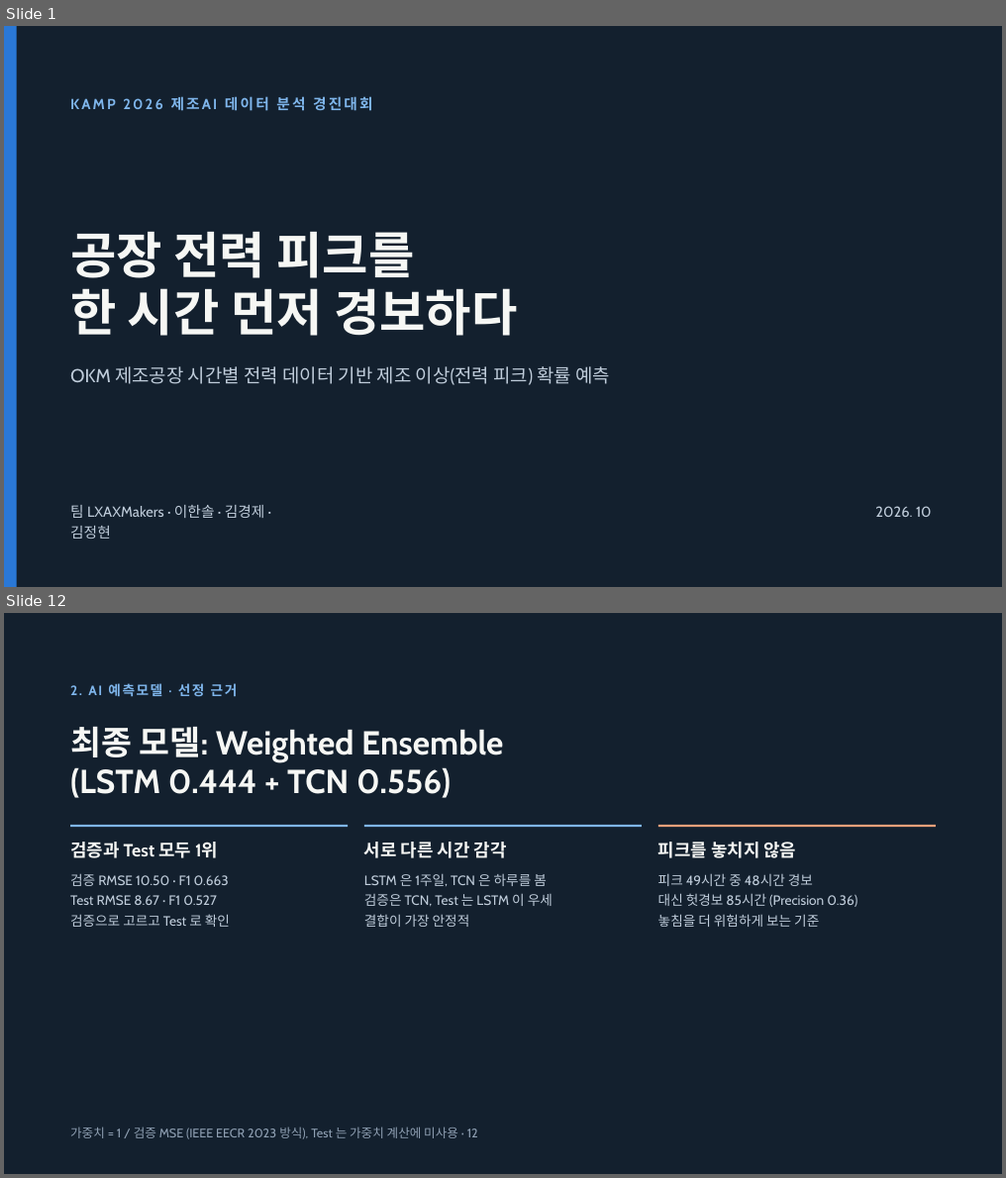
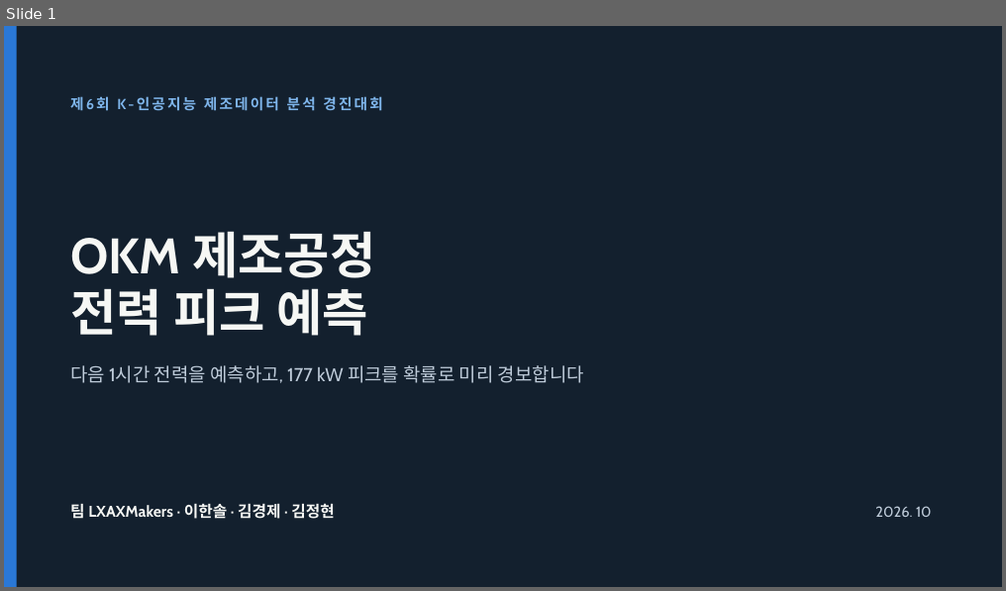
Before and after one commit to jgi0117/KAMP-Competition, a slide deck: docs/presentation/OKM 전력 피크 예측 발표.pptx. Shown one above the other, each under a label of ours: slides 1 and 12 before the commit, slide 1 after it; the slides between them are not shown. The pictures are 1006x1178 and 1006x591 pixels, drawn with LibreOffice and Linux fonts; fonts in the diff are those of the drawing. Boxes give left, top, right and bottom in pixels: in the first picture for what was removed or moved away, otherwise in the second. Text is boxed around its words. In the diff, an @@ line names an element or a change of style, - is before the commit and + after.

```diff
--- a/docs/presentation/OKM 전력 피크 예측 발표.pptx
+++ b/docs/presentation/OKM 전력 피크 예측 발표.pptx
@@ slide 12 removed at [4,613,1002,1174], background #13202E @@
@@ text removed at [70,683,238,696] @@
-2. AI 예측모델 · 선정 근거
@@ title removed at [70,726,503,798] @@
-최종 모델: Weighted Ensemble
-(LSTM 0.444 + TCN 0.556)
@@ line removed from (70, 826) to (348, 826) @@
@@ text removed at [70,842,218,859] @@
-검증과 Test 모두 1위
@@ line removed from (364, 826) to (642, 826) @@
@@ text removed at [364,842,507,859] @@
-서로 다른 시간 감각
@@ line removed from (658, 826) to (936, 826) @@
@@ text removed at [658,842,797,859] @@
-피크를 놓치지 않음
@@ text removed at [70,874,230,927] @@
-검증 RMSE 10.50 · F1 0.663
-Test RMSE 8.67 · F1 0.527
-검증으로 고르고 Test 로 확인
@@ text removed at [364,873,552,927] @@
-LSTM 은 1주일, TCN 은 하루를 봄
-검증은 TCN, Test 는 LSTM 이 우세
-결합이 가장 안정적
@@ text removed at [658,873,857,927] @@
-피크 49시간 중 48시간 경보
-대신 헛경보 85시간 (Precision 0.36)
-놓침을 더 위험하게 보는 기준
@@ text removed at [70,1127,478,1140] @@
-가중치 = 1 / 검증 MSE (IEEE EECR 2023 방식), Test 는 가중치 계산에 미사용 · 12
@@ slide 1 changed as well @@
@@ text at [70,96,383,111]: text changed @@
-KAMP 2026 제조AI 데이터 분석 경진대회
+제6회 K-인공지능 제조데이터 분석 경진대회
@@ title at [70,231,375,336]: text changed @@
-공장 전력 피크를
-한 시간 먼저 경보하다
+OKM 제조공정
+전력 피크 예측
@@ text at [70,366,584,383]: text changed @@
-OKM 제조공장 시간별 전력 데이터 기반 제조 이상(전력 피크) 확률 예측
+다음 1시간 전력을 예측하고, 177 kW 피크를 확률로 미리 경보합니다
@@ text "팀 LXAXMakers · 이한솔 · ..." at [70,503,334,519]: size 14 to 15 pt, text colour #BFCCDA to #F6F7F4, bold on; line spacing 19.6pt to 21pt @@
```
Also in this commit, not shown: 3 other slides changed, 22 slides added, 15 other slides removed.
